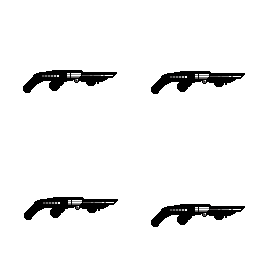
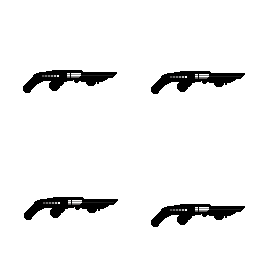
Layers edited between the first and the second 256px x 256px image:
painted on "Paint Layer 1" over 75, 75, 241, 216
